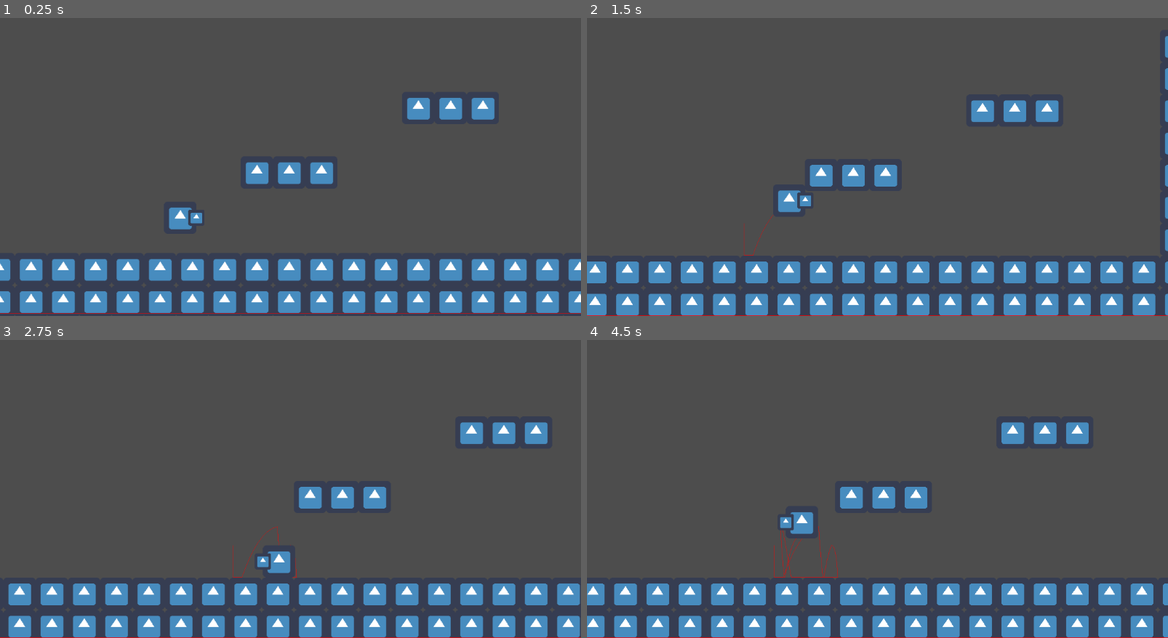
Above: before the commit, frames 1-4 (two rows, left to right).
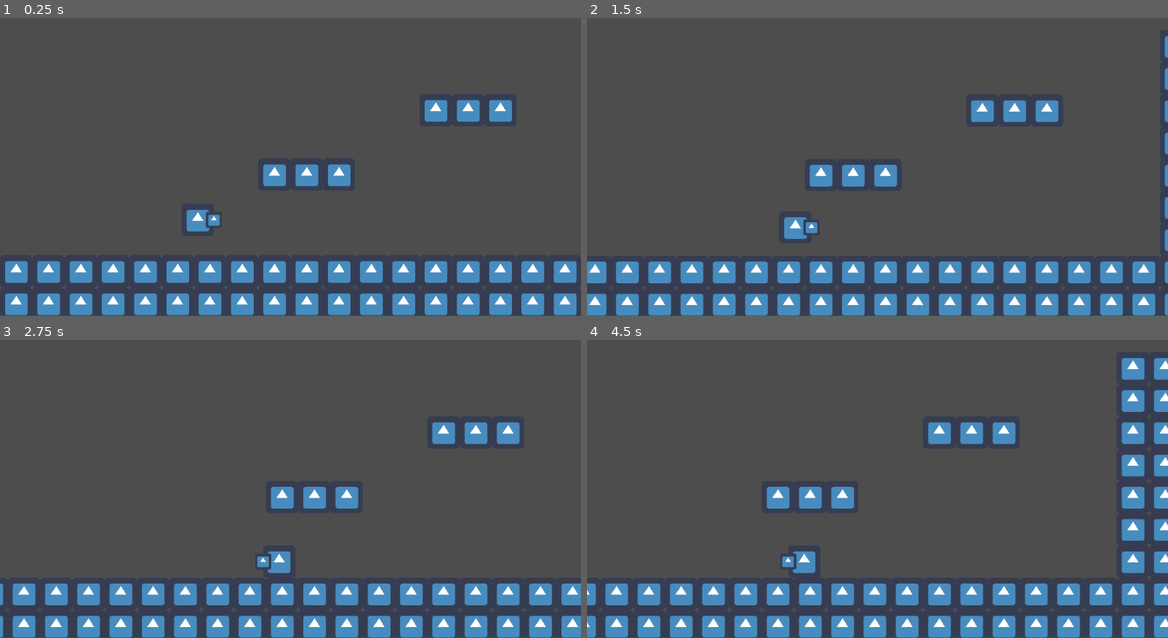
Above: after the commit, the same moments.

Repository: Gatlink/GodotPlugin
Game: Godot game, scene res://Platformer2DController/platformer2D_controller_test.tscn
Same seed, same stepped clock (60 frames per second), same inputs: the game is played once before the commit and once after it. The project has no main scene, so this scene is started directly. The engine's default icon, where the game draws it, is replaced by a stand-in: a white triangle on a blue panel in a dark square.
Inputs:
- Up to frame 1 (0.25 s): no input
- Up to frame 2 (1.5 s): hold D (right) from 0.53 s (still down); tap Space (jump) at 0.77 s
- Up to frame 3 (2.75 s): tap Space (jump) at 1.52 s; release D (right) at 2.03 s; hold A (left) from 2.03 s (still down)
- Up to frame 4 (4.5 s): release A (left) at 2.78 s; hold D (right) 2.78-4.28 s; tap Space (jump) at 3.02, 3.77 s; hold A (left) from 4.28 s (still down)

The runs differ from the first frame. In frame 1, 14% of the frame differs, in the area x 0-100%, y 26-100%; in frame 2, 1.2%; in frame 3, 7.7%; in frame 4, 17%, in the area x 0-100%, y 6-100%.

Commit message:
Better horizontal movement

Diff:
--- a/Platformer2DController/States/move.gd
+++ b/Platformer2DController/States/move.gd
@@ -7,10 +7,10 @@
 @export var max_speed: float = 256
 
 ## Time to max speed, in seconds
-@export var acceleration: float = 1.0
+@export var time_to_full_speed: float = 1.0
 
 ## Time to 0 speed, in seconds
-@export var deceleration: float = 1.0
+@export var time_to_stop: float = 1.0
 
 ## Factor applied to acceleration when changing direction
 @export var turn_factor: float = 1.0
@@ -19,26 +19,39 @@
 @export var instant_turn: bool
 
 
+@onready var acceleration: float = max_speed / time_to_full_speed if time_to_full_speed > 0 else INF
+@onready var deceleration: float = max_speed / time_to_stop if time_to_stop > 0 else INF
+
+
 func physics_update(delta: float) -> void:
 	var h_dir := PlayerInputs.dir.x
+	var acc: float = deceleration
+	var target_speed: float = 0.0
 
-	# ACCELERATION
 	if h_dir != 0:
+		player.dir = h_dir
+		target_speed = h_dir * max_speed
 		var is_turning: bool = player.velocity.x != 0 and sign(player.velocity.x) != h_dir
-		if instant_turn and is_turning:
-			player.velocity.x *= -1
+		if is_turning:
+			acc = acceleration * turn_factor if not instant_turn else INF
 		else:
-			player.velocity.x += h_dir * max_speed / acceleration * delta * (turn_factor if is_turning else 1.0)
+			acc = acceleration
 
-		# player.velocity.x = clamp(player.velocity.x, -max_speed, max_speed)
-		if abs(player.velocity.x) > max_speed:
-			player.velocity.x += -sign(player.velocity.x) * max_speed / deceleration * delta
+	player.velocity.x = get_new_velocity_x(target_speed, acc, delta)
 
-		player.dir = h_dir
-	# DECELERATION
-	elif player.velocity.x != 0:
-		var h_vel_sign: int = sign(player.velocity.x)
-		player.velocity.x = player.velocity.x - h_vel_sign * max_speed / deceleration * delta
 
-		if sign(player.velocity.x) != h_vel_sign:
-			player.velocity.x = 0
+func get_new_velocity_x(target_speed: float, acc: float, delta: float) -> float:
+	var diff: float = target_speed - player.velocity.x
+	var dir: float = sign(diff)
+
+	# Speed is already at target speed
+	if dir == 0:
+		return player.velocity.x
+
+	var speed_delta: float = dir * acc * delta
+
+	# prevent overshooting
+	if abs(speed_delta) > abs(diff):
+		speed_delta = diff
+
+	return player.velocity.x + speed_delta
--- a/Platformer2DController/platformer2D_controller_test.tscn
+++ b/Platformer2DController/platformer2D_controller_test.tscn
@@ -35,7 +35,7 @@
 script = ExtResource("3_snc4m")
 
 [node name="CameraHandler" parent="." instance=ExtResource("3_rpdsc")]
-position = Vector2(576, 0)
+position = Vector2(448, -16)
 target_path = NodePath("../Player/CameraTarget")
 
 [node name="CameraArea" parent="." instance=ExtResource("4_ty8il")]
--- a/Platformer2DController/player.gd
+++ b/Platformer2DController/player.gd
@@ -30,7 +30,8 @@
 
 
 func _process(_delta: float) -> void:
-	queue_redraw()
+	if debug_draw:
+		queue_redraw()
 
 
 func _physics_process(_delta: float) -> void:
--- a/Platformer2DController/player.tscn
+++ b/Platformer2DController/player.tscn
@@ -19,20 +19,18 @@
 
 [node name="Stand" type="Node" parent="StateMachine"]
 script = ExtResource("3_o8j5j")
-acceleration = 0.5
-deceleration = 0.2
+time_to_full_speed = 0.5
+time_to_stop = 0.2
+turn_factor = 2.0
 
 [node name="Air" type="Node" parent="StateMachine"]
 script = ExtResource("4_560se")
 gravity = 0.5
 max_speed = 64.0
-acceleration = 0.5
 
 [node name="Jump" type="Node" parent="StateMachine"]
 script = ExtResource("5_078gm")
 max_height = 160.0
-max_time = 0.4
-acceleration = 0.5
 metadata/_custom_type_script = "uid://clijydx75l82s"
 
 [node name="Graph" type="Node2D" parent="."]
